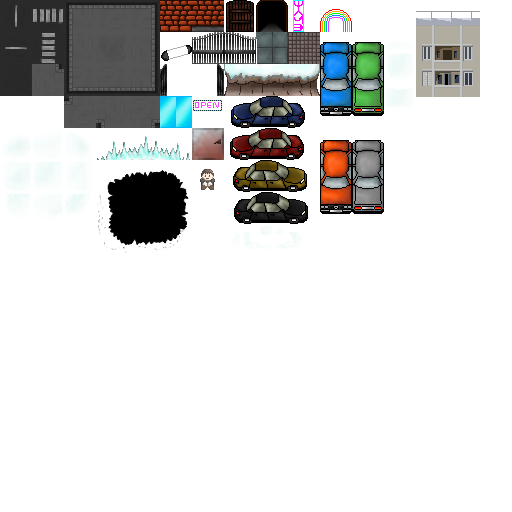
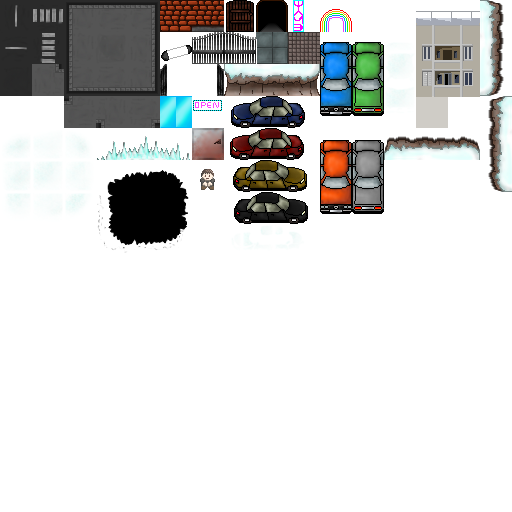
Revision of a layered 512px x 512px image; what changed, layer by layer:
painted on "Calque 10 copie 2" over [384, 0, 512, 192]
